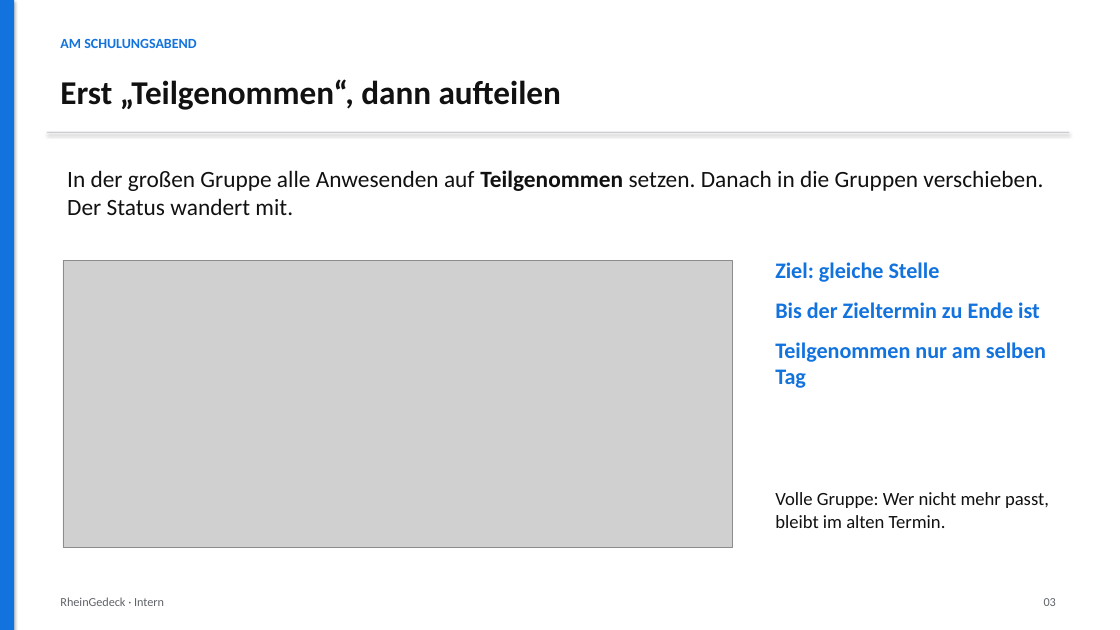
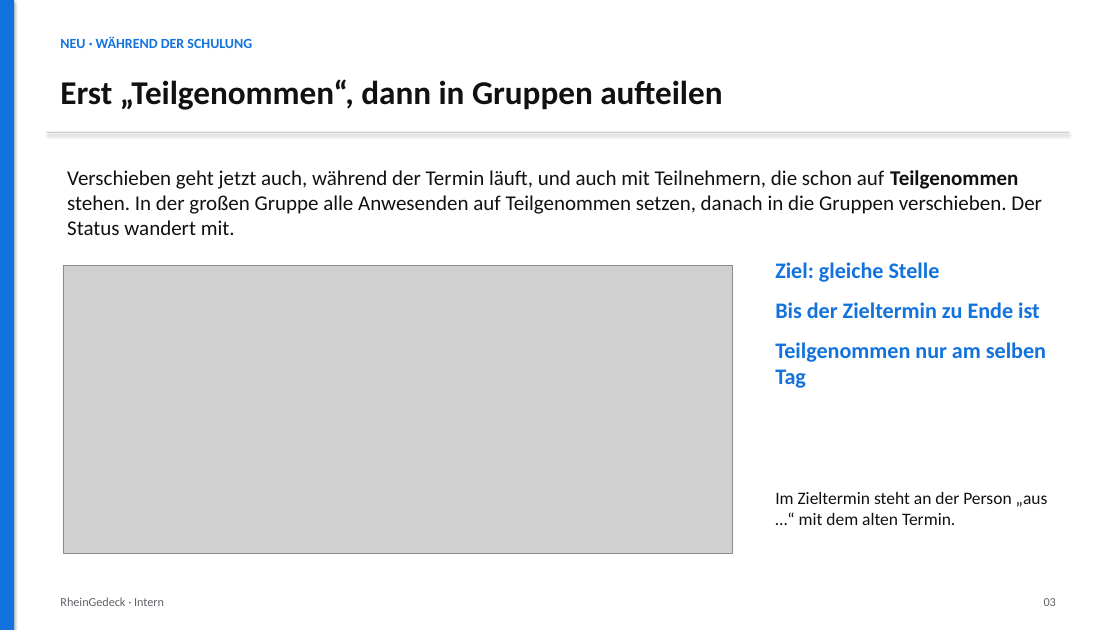
Before and after one commit to martin3r-me/platforms-recruiting, a slide deck: slide 3 of docs/anleitungen/folien/2026-10-08-schulungstermine-umplanen.pptx. Drawn at 1120x630 pixels with LibreOffice and Linux fonts; fonts in the diff are those of the drawing; grey boxes stand for pictures. Boxes give left, top, right and bottom in pixels: in the first picture for what was removed or moved away, otherwise in the second. Text is boxed around its words. In the diff, an @@ line names an element or a change of style, - is before the commit and + after.

```diff
--- a/docs/anleitungen/folien/2026-10-08-schulungstermine-umplanen.pptx
+++ b/docs/anleitungen/folien/2026-10-08-schulungstermine-umplanen.pptx
@@ text at <box>60,36,252,48</box>: text changed @@
-AM SCHULUNGSABEND
+NEU · WÄHREND DER SCHULUNG
@@ text at <box>60,79,722,110</box>: text changed @@
-Erst „Teilgenommen“, dann aufteilen
+Erst „Teilgenommen“, dann in Gruppen aufteilen
@@ text at <box>67,170,1042,235</box>: text changed; size 20 to 18 pt @@
-In der großen Gruppe alle Anwesenden auf Teilgenommen setzen. Danach in die Gruppen verschieben. Der Status wandert mit.
+Verschieben geht jetzt auch, während der Termin läuft, und auch mit Teilnehmern, die schon auf Teilgenommen stehen. In der großen Gruppe alle Anwesenden auf Teilgenommen setzen, danach in die Gruppen verschieben. Der Status wandert mit.
@@ picture: place and size @@
-picture at <box>63,260,733,548</box>
+picture at <box>63,266,733,553</box>
@@ text at <box>775,492,1048,525</box>: text changed; size 16 to 15 pt @@
-Volle Gruppe: Wer nicht mehr passt, bleibt im alten Termin.
+Im Zieltermin steht an der Person „aus …“ mit dem alten Termin.
```
Also in this commit, not shown: 6 other slides changed, 2 slides added, 1 other file.
